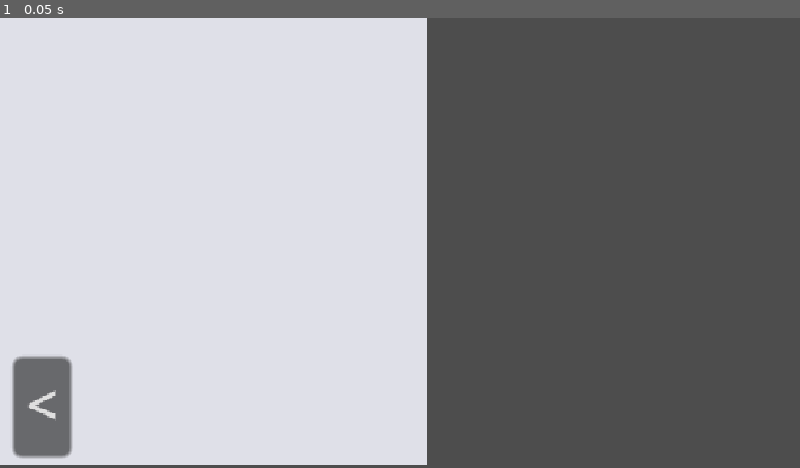
Above: before the commit, frame 1.
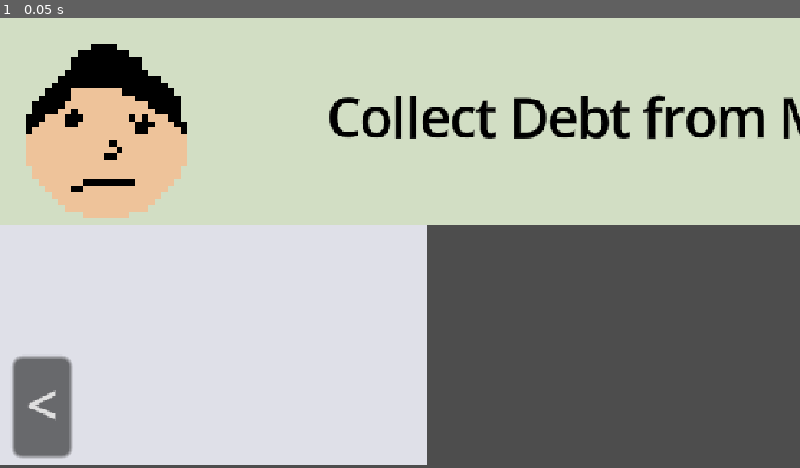
Above: after the commit, the same moment.

Repository: deruitda/ludum-dare-58
Game: Godot game, scene res://scenes/binder/add_income_stream_to_capacity_page.tscn
Two runs of this game, one before a commit and one after it. Both use one fixed random seed, a clock stepped at 60 frames per second and the inputs below. This scene is started directly instead of the project's main scene.
Inputs:
- Up to frame 1 (0.05 s): no input

The runs differ from the first frame. In frame 1, 46% of the frame differs, in the area x 0-100%, y 0-46%.

Commit message:
some wip stuff

Diff:
--- a/entities/IncomeStreams/IncomeStreamType/robbery.tres
+++ b/entities/IncomeStreams/IncomeStreamType/robbery.tres
@@ -52,6 +52,7 @@
 weekly_return_intensity_cost = SubResource("Resource_06xff")
 completed_cost_resource = SubResource("Resource_n1y87")
 potential_idle_event_intensity = 5
+duration_intensity = 1
 description = "Go in with weapon of choice. Come out with money. What could go wrong?"
 accepted_worker_types = Array[ExtResource("1_06xff")]([ExtResource("2_2oqkb")])
 potential_idle_events = Array[ExtResource("3_je7f4")]([SubResource("Resource_2oqkb")])
--- a/scenes/binder/individual_income_stream_page.gd
+++ b/scenes/binder/individual_income_stream_page.gd
@@ -59,7 +59,7 @@
 	resolution_failed_label.text = idle_event.attempt_failed_message
 	resolution_successful_label.text = idle_event.attempt_successful_message
 
-	GameState.spend_cost(income_stream.get_idle_event().attempt_to_resolve_cost)
+	GameState.collect_cost(income_stream.get_idle_event().attempt_to_resolve_cost)
 	income_stream.attempt_to_resolve_idle_event()
 	idle_event_view.visible = false
 	if income_stream.has_idle_event():
--- a/scenes/binder/running_report_page.gd
+++ b/scenes/binder/running_report_page.gd
@@ -1,13 +1,15 @@
 extends Node2D
 class_name RunningReportPage
 
-@onready var respect_change_value: Label = $Control/RespectChangeValue
-@onready var money_change_value: Label = $Control/MoneyChangeValue
+@onready var respect_gained_label: StatLabel = $RespectGainedLabel
+@onready var money_gained_label: StatLabel = $MoneyGainedLabel
+
 @onready var income_overview_grid: IncomeOverviewGrid = $IncomeOverviewGrid
 
 func set_running_report(running_report: RunningReport):
-	respect_change_value.text = "$" + str(running_report.get_respect_difference())
-	money_change_value.text = "$" + str(running_report.get_money_difference())
+	respect_gained_label.set_value(running_report.get_respect_difference())
+	money_gained_label.set_value(running_report.get_money_difference())
+
 	income_overview_grid.reset()
 	for completed_income_streams in running_report.completed_income_streams:
 		income_overview_grid.add_row(completed_income_streams)
--- a/scenes/binder/running_report_page.tscn
+++ b/scenes/binder/running_report_page.tscn
@@ -1,12 +1,14 @@
-[gd_scene load_steps=6 format=3 uid="uid://8ho5lvoidmio"]
+[gd_scene load_steps=8 format=3 uid="uid://8ho5lvoidmio"]
 
 [ext_resource type="Script" uid="uid://du8qonkmtu0ui" path="res://scenes/binder/running_report_page.gd" id="1_jukmm"]
 [ext_resource type="LabelSettings" uid="uid://djkpwc0lasqli" path="res://desk/Resumes/resume_label.tres" id="3_g3n0d"]
 [ext_resource type="LabelSettings" uid="uid://cyhf11t8g3re5" path="res://desk/Resumes/respect_label.tres" id="4_3rgv7"]
+[ext_resource type="PackedScene" uid="uid://de7xv2m41lp1m" path="res://ui/stat_label.tscn" id="5_g3n0d"]
+[ext_resource type="PackedScene" uid="uid://byqlkeohgkgp3" path="res://ui/label_component.tscn" id="6_3rgv7"]
 [ext_resource type="LabelSettings" uid="uid://d0ai4x5b6g57f" path="res://desk/Resumes/money_label.tres" id="6_bcxn2"]
 [ext_resource type="PackedScene" uid="uid://dsf0578qhhgyk" path="res://scenes/grids/income/income_overview_grid.tscn" id="6_jukmm"]
 
-[node name="RoundReportPage" type="Node2D"]
+[node name="RunningReportPage" type="Node2D"]
 scale = Vector2(4.6512938, 4.6512938)
 script = ExtResource("1_jukmm")
 
@@ -37,16 +39,6 @@
 text = "Respect Gained"
 label_settings = ExtResource("3_g3n0d")
 
-[node name="RespectChangeValue" type="Label" parent="Control"]
-layout_mode = 0
-offset_left = 70.73301
-offset_top = 8.169768
-offset_right = 211.733
-offset_bottom = 31.16977
-scale = Vector2(0.31999952, 0.32000005)
-text = "+3"
-label_settings = ExtResource("4_3rgv7")
-
 [node name="MoneyChangeLabel" type="Label" parent="Control"]
 layout_mode = 0
 offset_left = 1.7199516
@@ -57,14 +49,31 @@
 text = "Money Earned"
 label_settings = ExtResource("3_g3n0d")
 
-[node name="MoneyChangeValue" type="Label" parent="Control"]
-layout_mode = 0
-offset_left = 70.948006
-offset_top = 15.264569
-offset_right = 211.948
-offset_bottom = 38.26457
-scale = Vector2(0.31999952, 0.32000005)
-text = "$15"
-label_settings = ExtResource("6_bcxn2")
+[node name="IncomeOverviewGrid" parent="." instance=ExtResource("6_jukmm")]
+offset_left = 4.729867
+offset_top = 48.58863
+offset_right = 515.6399
+offset_bottom = 263.0687
+scale = Vector2(0.24987489, 0.40196076)
 
-[node name="IncomeOverviewGrid" parent="." instance=ExtResource("6_jukmm")]
+[node name="RespectGainedLabel" parent="." node_paths=PackedStringArray("label_component") instance=ExtResource("5_g3n0d")]
+offset_left = 58.693348
+offset_top = 26.014267
+offset_right = 86.693344
+offset_bottom = 48.347603
+scale = Vector2(0.40299508, 0.40299508)
+label_component = NodePath("LabelComponent2")
+
+[node name="LabelComponent2" parent="RespectGainedLabel" instance=ExtResource("6_3rgv7")]
+positive_label_settings = ExtResource("4_3rgv7")
+
+[node name="MoneyGainedLabel" parent="." node_paths=PackedStringArray("label_component") instance=ExtResource("5_g3n0d")]
+offset_left = 58.90834
+offset_top = 35.044014
+offset_right = 86.90834
+offset_bottom = 57.37735
+scale = Vector2(0.40299508, 0.40299508)
+label_component = NodePath("LabelComponent3")
+
+[node name="LabelComponent3" parent="MoneyGainedLabel" instance=ExtResource("6_3rgv7")]
+positive_label_settings = ExtResource("6_bcxn2")
--- a/scenes/grids/income/income_overview_grid.tscn
+++ b/scenes/grids/income/income_overview_grid.tscn
@@ -1,6 +1,7 @@
-[gd_scene load_steps=2 format=3 uid="uid://dsf0578qhhgyk"]
+[gd_scene load_steps=3 format=3 uid="uid://dsf0578qhhgyk"]
 
 [ext_resource type="Script" uid="uid://xhcbykyqj7hi" path="res://scenes/grids/income/income_overview_grid.gd" id="1_1ljx6"]
+[ext_resource type="PackedScene" uid="uid://duwlhtwcqgncq" path="res://scenes/grids/income/income_data_row.tscn" id="2_qijie"]
 
 [node name="ScrollContainer" type="ScrollContainer"]
 custom_minimum_size = Vector2(510.91, 0)
@@ -11,3 +12,6 @@
 [node name="IncomeStreamsVBox" type="VBoxContainer" parent="."]
 custom_minimum_size = Vector2(510.91, 344)
 layout_mode = 2
+
+[node name="Control" parent="IncomeStreamsVBox" instance=ExtResource("2_qijie")]
+layout_mode = 2
--- a/states/game_state.gd
+++ b/states/game_state.gd
@@ -30,10 +30,6 @@
 	total_money = total_money + cost.cost
 	total_respect = total_respect + cost.respect
 
-func spend_cost(cost: Cost) -> void:
-	total_money = total_money - cost.cost
-	total_respect = total_respect - cost.respect
-
 func increment_week() -> void:
 	current_week = current_week + 1
 #
--- a/ui/label_component.tscn
+++ b/ui/label_component.tscn
@@ -2,5 +2,5 @@
 
 [ext_resource type="Script" uid="uid://dy5gevfywaxuc" path="res://ui/label_component.gd" id="1_aeyed"]
 
-[node name="LabelComponent" type="Node2D"]
+[node name="LabelComponent" type="Node"]
 script = ExtResource("1_aeyed")
